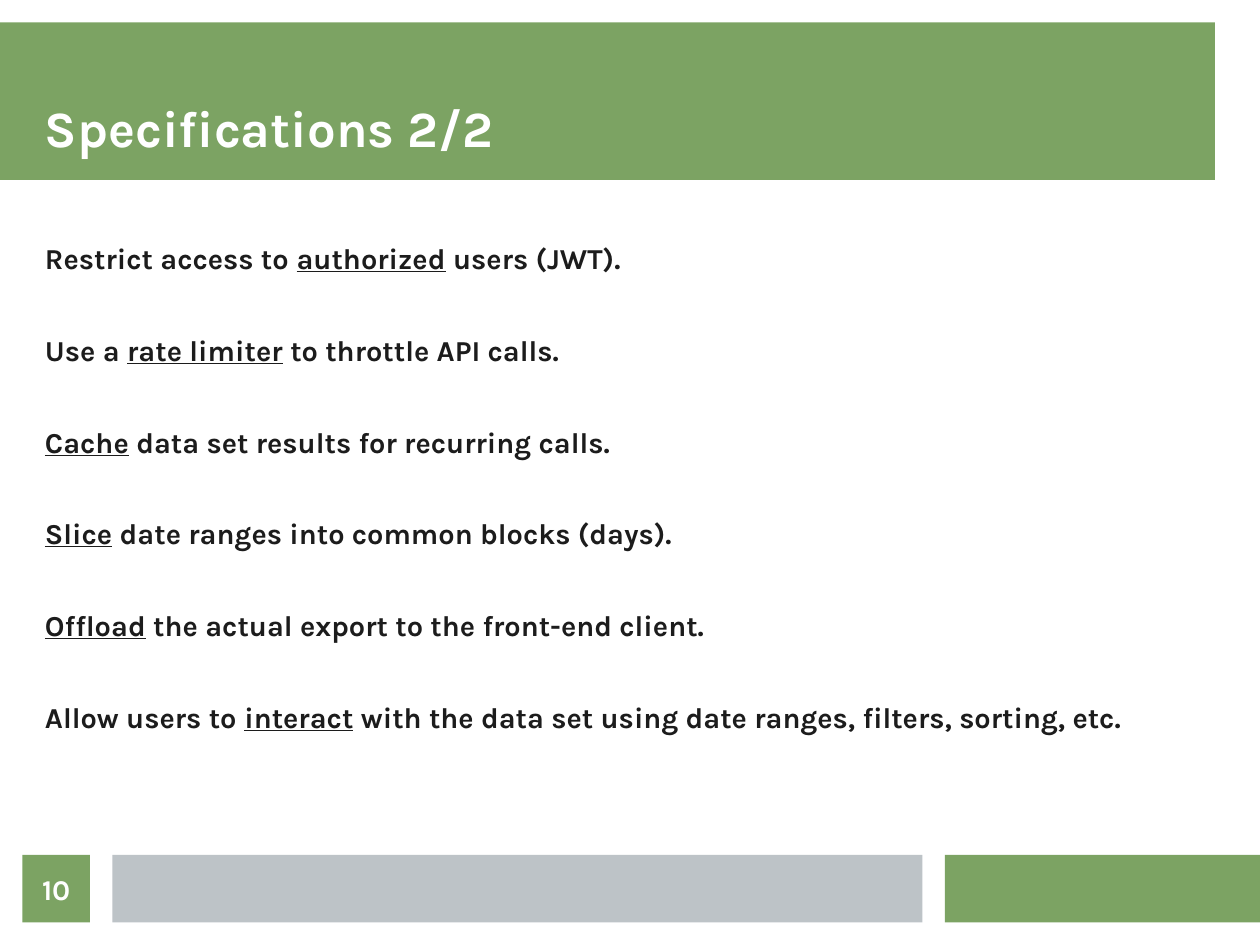
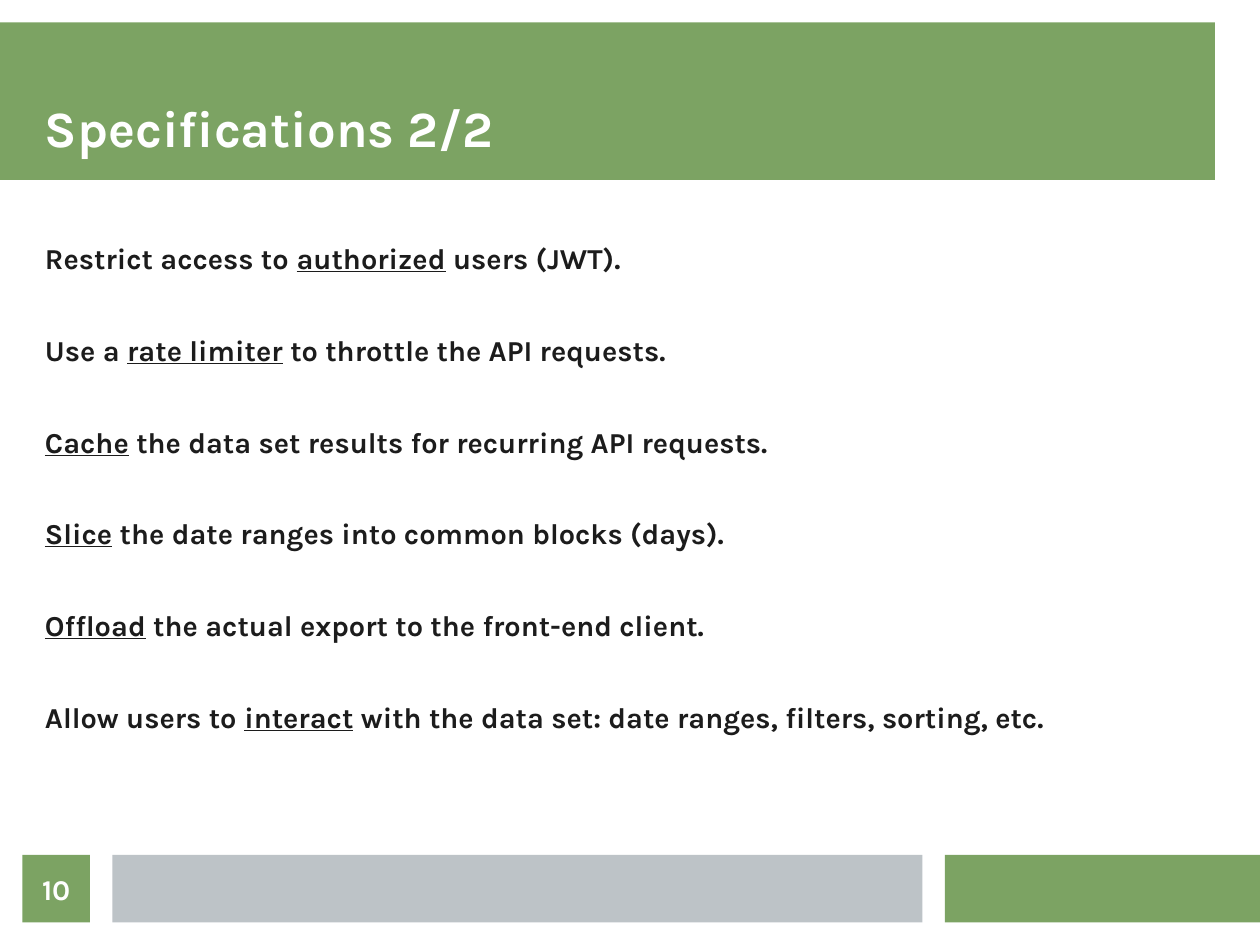
Before and after one commit to kgish/viriciti-assignment-export, a slide deck: slide 10 of presentation/presentation.odp. Drawn at 1260x945 pixels with LibreOffice and Linux fonts; fonts in the diff are those of the drawing. Boxes give left, top, right and bottom in pixels: in the first picture for what was removed or moved away, otherwise in the second. Text is boxed around its words. In the diff, an @@ line names an element or a change of style, - is before the commit and + after.

```diff
--- a/presentation/presentation.odp
+++ b/presentation/presentation.odp
@@ text at [45, 340, 768, 552]: text changed @@
-Use a rate limiter to throttle API calls.
-Cache data set results for recurring calls.
-Slice date ranges into common blocks (days).
+Use a rate limiter to throttle the API requests.
+Cache the data set results for recurring API requests.
+Slice the date ranges into common blocks (days).
@@ text at [45, 707, 1043, 735]: text changed @@
-Allow users to interact with the data set using date ranges, filters, sorting, etc.
+Allow users to interact with the data set: date ranges, filters, sorting, etc.
```
Also in this commit, not shown: 4 other slides changed, 1 slide added, 1 slide removed, 22 other files.
